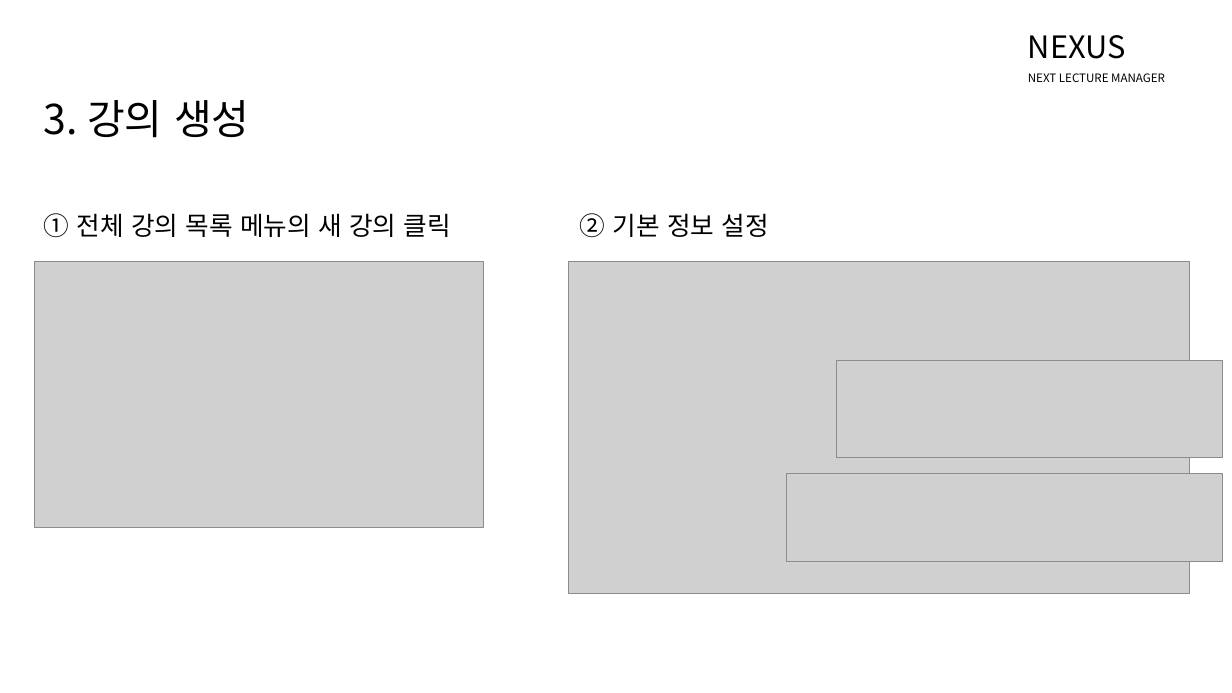
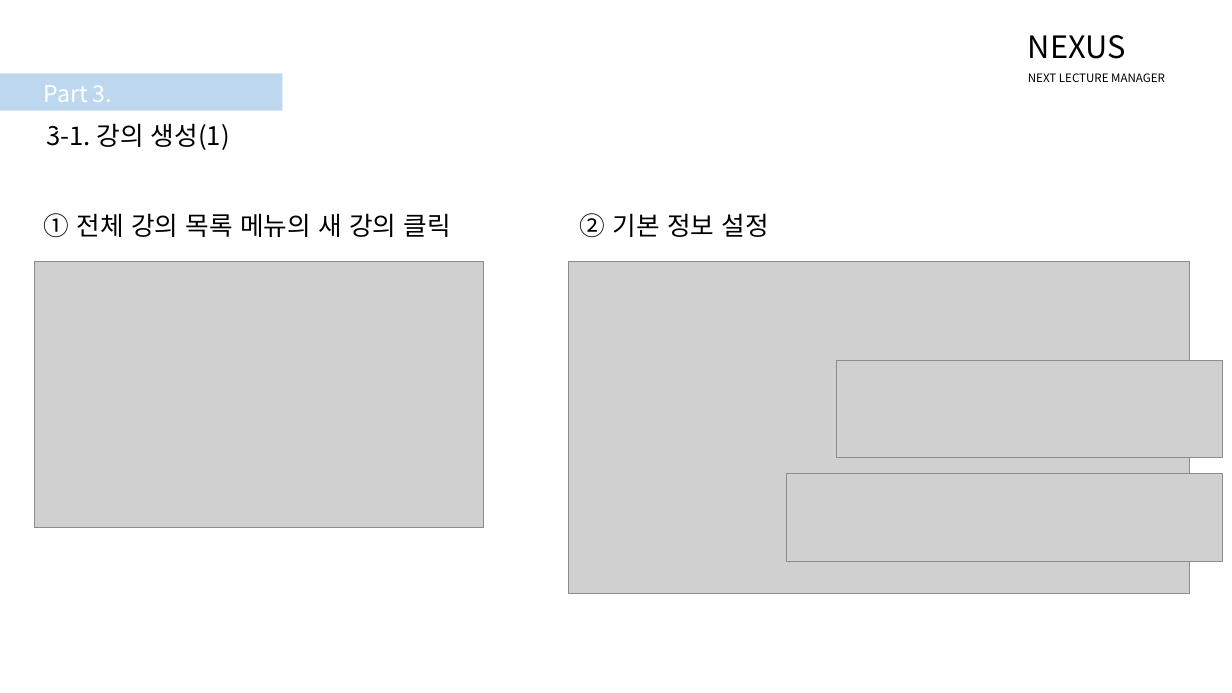
Before and after one commit to NHNNEXT/2015-03-REAL-TUTU, a slide deck: slide 12 of Nexus.pptx (slide 7 before the commit). Drawn at 1232x693 pixels with LibreOffice and Linux fonts; fonts in the diff are those of the drawing; grey boxes stand for pictures. Boxes give left, top, right and bottom in pixels: in the first picture for what was removed or moved away, otherwise in the second. Text is boxed around its words. In the diff, an @@ line names an element or a change of style, - is before the commit and + after.

```diff
--- a/Nexus.pptx
+++ b/Nexus.pptx
@@ rectangle added at <box>0,74,282,111</box>, fill #BDD7EE @@
@@ text added at <box>44,85,112,135</box>, 18 pt, text #FFFFFF @@
+Part 3. 강의
@@ text at <box>46,123,230,150</box>: text changed; size 32 to 20 pt @@
-3. 강의 생성
+3-1. 강의 생성(1)
```
Also in this commit, not shown: 17 other slides changed, 10 slides added, 2 other files.
